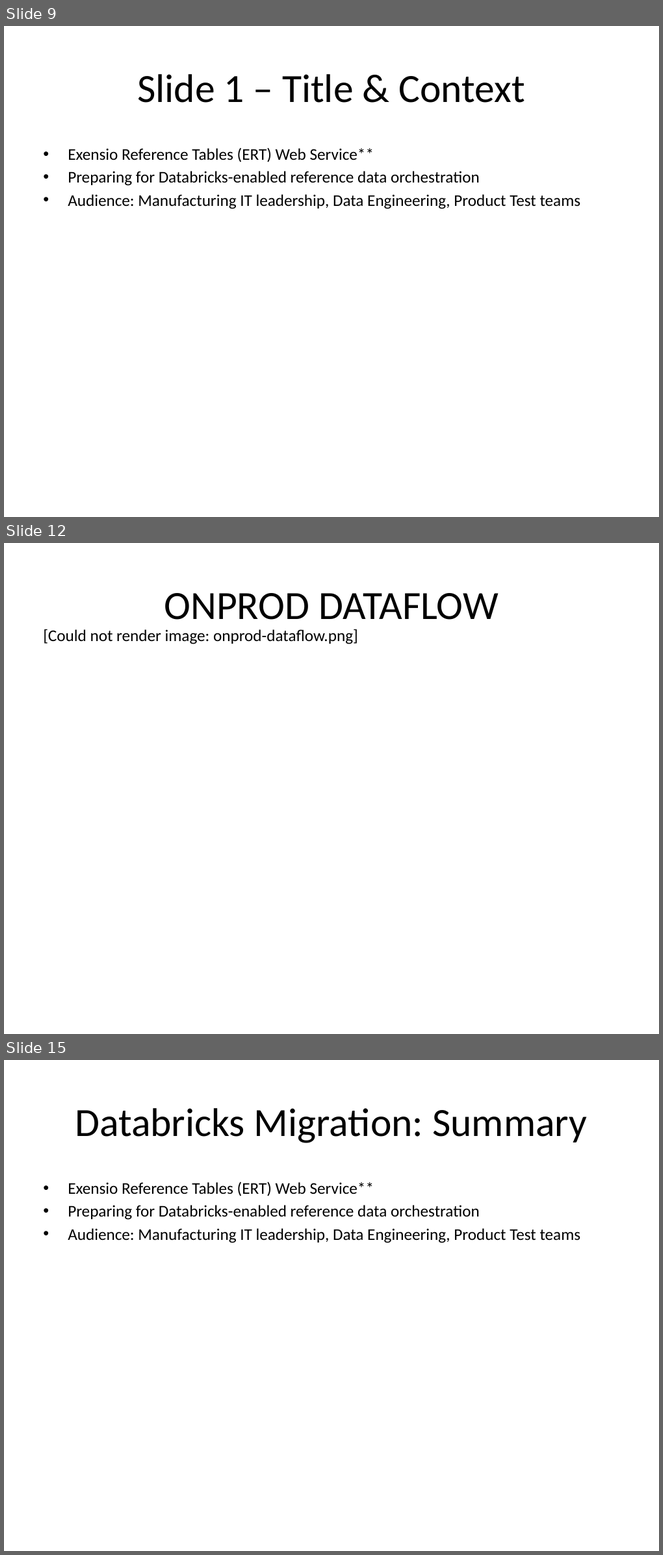
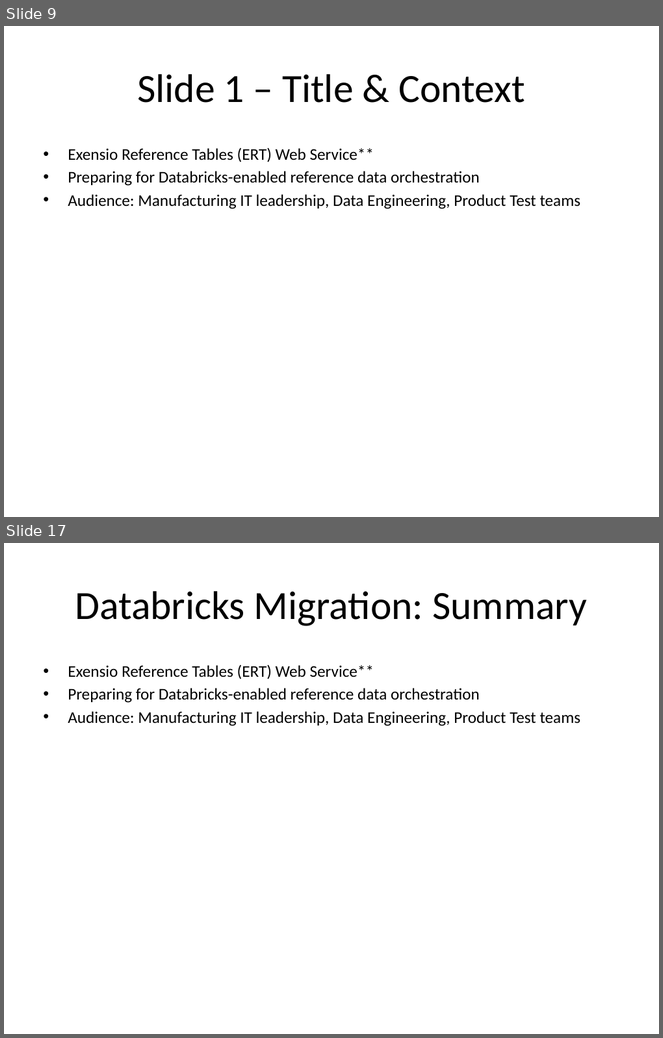
Before and after one commit to ejkorg/ert, a slide deck: docs/ERT_presentation.pptx. Shown one above the other, each under a label of ours: slides 9, 12 and 15 before the commit, slides 9 and 17 after it; the slides between them are not shown. The pictures are 663x1555 and 663x1038 pixels, drawn with LibreOffice and Linux fonts; fonts in the diff are those of the drawing. Boxes give left, top, right and bottom in pixels: in the first picture for what was removed or moved away, otherwise in the second. Text is boxed around its words. In the diff, an @@ line names an element or a change of style, - is before the commit and + after.

```diff
--- a/docs/ERT_presentation.pptx
+++ b/docs/ERT_presentation.pptx
@@ slide 12 removed at <box>4,543,659,1034</box>, background #FFFFFF @@
@@ title removed at <box>165,593,498,620</box> @@
-ONPROD DATAFLOW
@@ text removed at <box>43,629,358,644</box> @@
-[Could not render image: onprod-dataflow.png]
@@ what was slide 15 is now slide 17 @@
```
Also in this commit, not shown: 1 slide changed, 7 slides added, 4 other slides removed, 52 other files.
